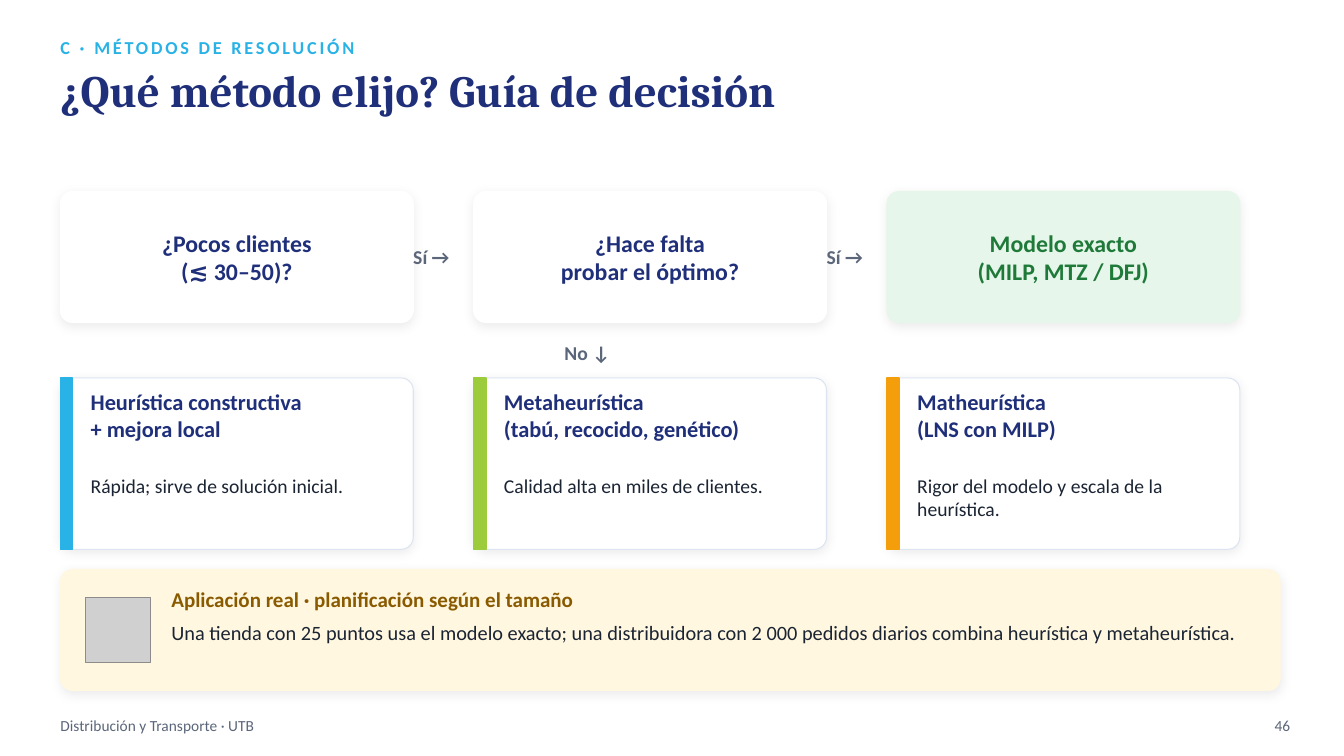
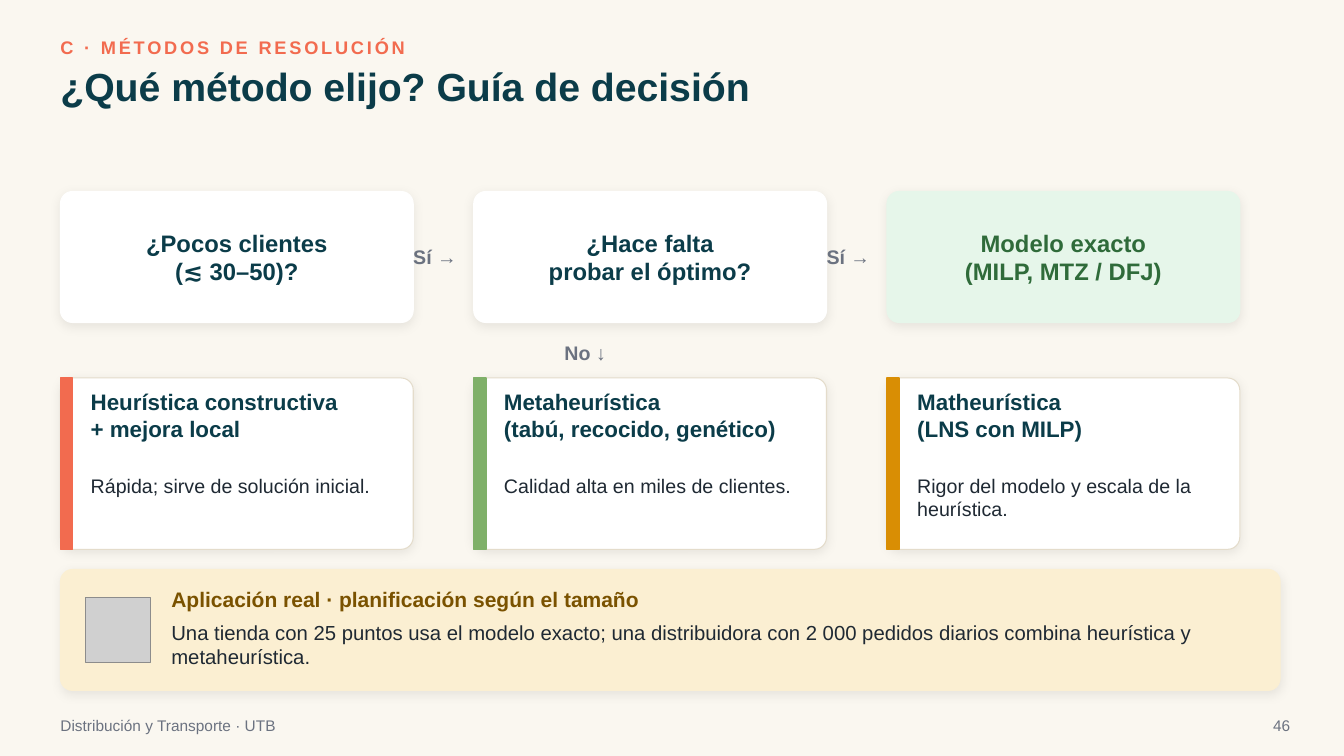
Before and after one commit to sebastianslg/grafosapp, a slide deck: slide 46 of Exposicion_Ruteo_de_Vehiculos.pptx. Drawn at 1344x756 pixels with LibreOffice and Linux fonts; fonts in the diff are those of the drawing; grey boxes stand for pictures. Boxes give left, top, right and bottom in pixels: in the first picture for what was removed or moved away, otherwise in the second. Text is boxed around its words. In the diff, an @@ line names an element or a change of style, - is before the commit and + after.

```diff
--- a/Exposicion_Ruteo_de_Vehiculos.pptx
+++ b/Exposicion_Ruteo_de_Vehiculos.pptx
@@ background #FFFFFF to #FAF7F0 @@
@@ text "C · MÉTODOS DE RESOLUCIÓN" at [60,40,405,54]: font Calibri to Arial, text colour #29B2E6 to #F26B4F @@
@@ text "¿Qué método elijo? Guía de ..." at [60,72,750,109]: size 32 to 28 pt, font Cambria to Arial, text colour #1F2F7A to #0B3C49 @@
@@ text "Modelo exacto" at [965,234,1162,285]: font Calibri to Arial, text colour #1F7A3A to #2F6B3A @@
@@ font Calibri to Arial, text colour #5B667A to #6B7280 in 5 elements at [1273,720,1290,731], [60,719,276,734], [413,249,432,264], [827,249,846,264], [564,346,590,360] @@
@@ rectangle at [60,378,73,549]: fill #29B2E6 to #F26B4F; outline #29B2E6 1 pt to #F26B4F 1 pt @@
@@ rectangle at [474,378,486,549]: fill #9CCB3B to #7FB069; outline #9CCB3B 1 pt to #7FB069 1 pt @@
@@ outline #DCE4F2 0.75 pt to #E4DCCB 0.75 pt in 3 elements at [60,378,413,549], [474,378,827,549], [887,378,1240,549] @@
@@ rectangle at [887,378,899,549]: fill #F59E0B to #D98E04; outline #F59E0B 1 pt to #D98E04 1 pt @@
@@ font Calibri to Arial, text colour #1F2F7A to #0B3C49 in 5 elements at [146,234,328,285], [549,234,751,285], [91,393,338,442], [504,393,775,442], [917,393,1082,442] @@
@@ rounded rectangle at [60,570,1280,691]: fill #FFF7E0 to #FBEFD2; outline #FFF7E0 0.75 pt to #FBEFD2 0.75 pt @@
@@ text "Aplicación real · planificación según ..." at [171,591,639,612]: font Calibri to Arial, text colour #8A5A00 to #7A5200 @@
@@ font Calibri to Arial, text colour #1B2433 to #1F2933 in 4 elements at [91,478,370,497], [504,478,791,493], [917,478,1191,517], [171,625,1191,664] @@
```
Also in this commit, not shown: 57 other slides changed, 1 other file.
